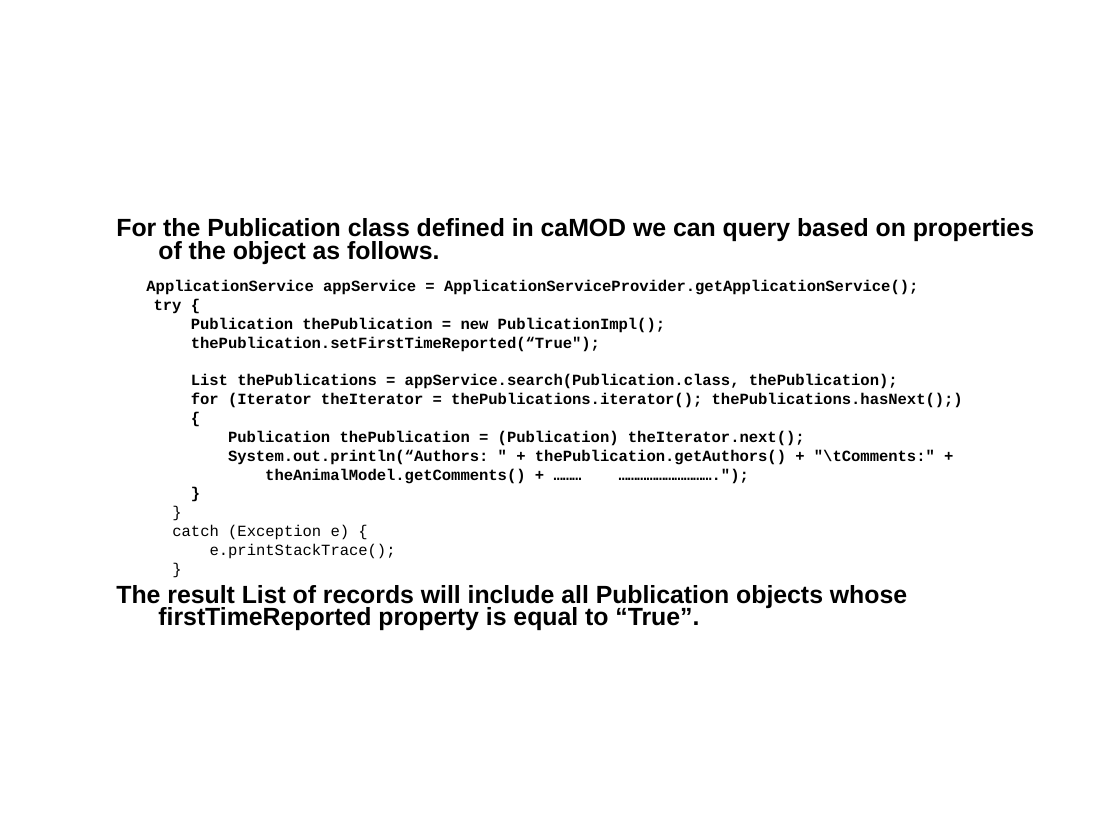
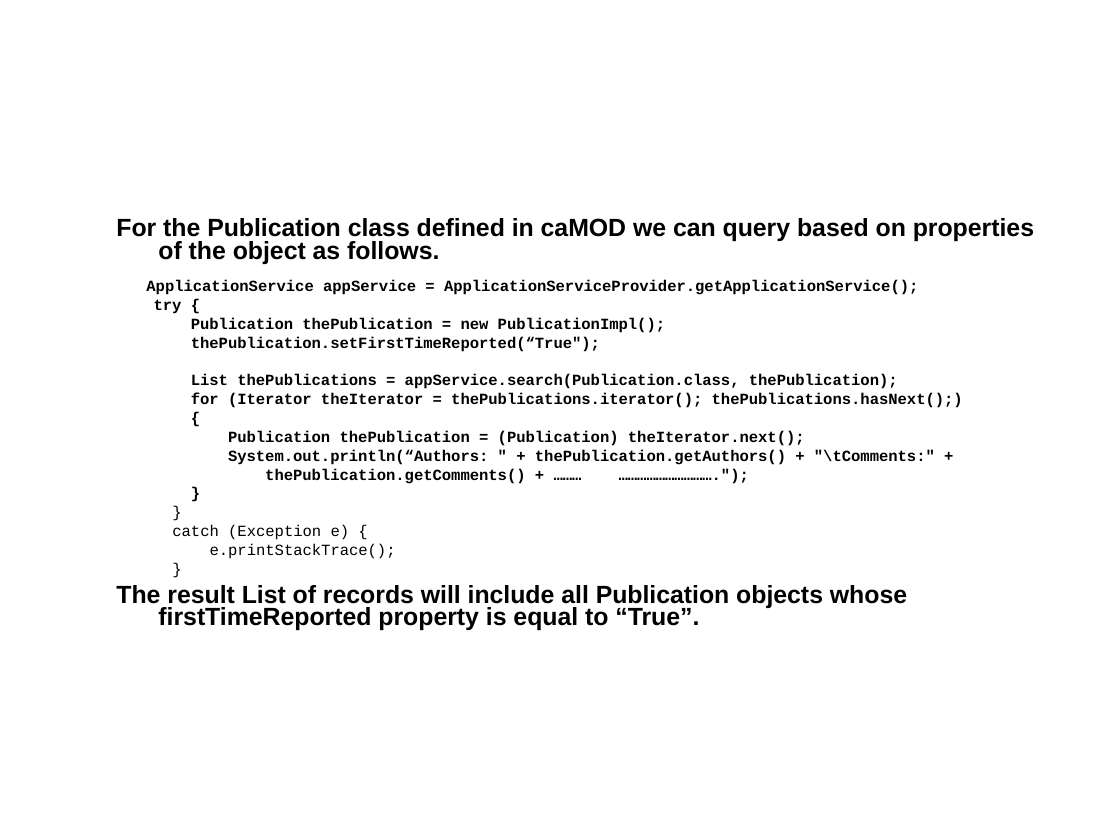
Before and after one commit to NCIP/camod-docs, a slide deck: slide 20 of CABIG compliance/caMOD 2.5 VCDE Submission/caMOD_Interoperability_Review_2009.ppt. Drawn at 1120x840 pixels with LibreOffice and Linux fonts; fonts in the diff are those of the drawing; background and template pictures are left out. Boxes give left, top, right and bottom in pixels: in the first picture for what was removed or moved away, otherwise in the second. Text is boxed around its words. In the diff, an @@ line names an element or a change of style, - is before the commit and + after.

Commit message:
modified
SVN-Revision: 4031

```diff
--- a/CABIG compliance/caMOD 2.5 VCDE Submission/caMOD_Interoperability_Review_2009.ppt
+++ b/CABIG compliance/caMOD 2.5 VCDE Submission/caMOD_Interoperability_Review_2009.ppt
@@ text at box(265, 468, 525, 484): text changed @@
-theAnimalModel.getComments() + ……… ………………………….");
+thePublication.getComments() + ……… ………………………….");
```
Also in this commit, not shown: 1 other slide changed, 1 slide added.
